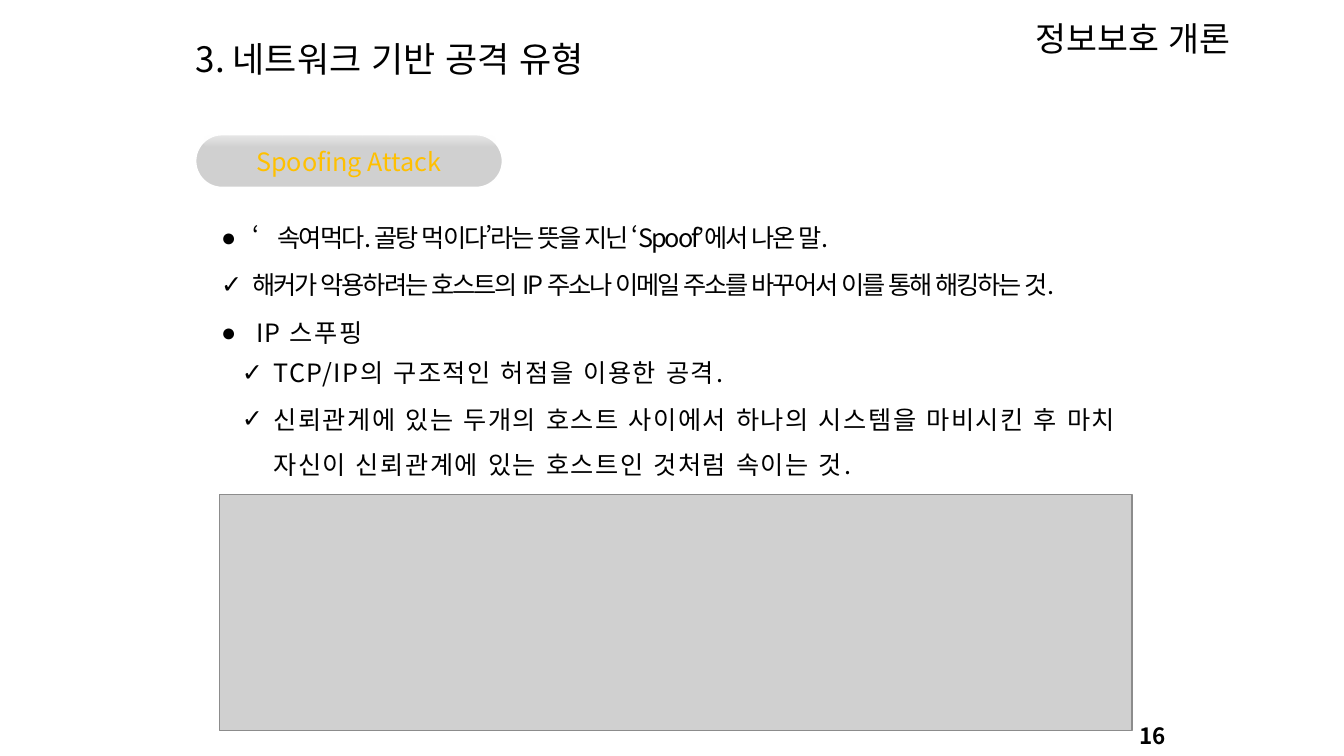
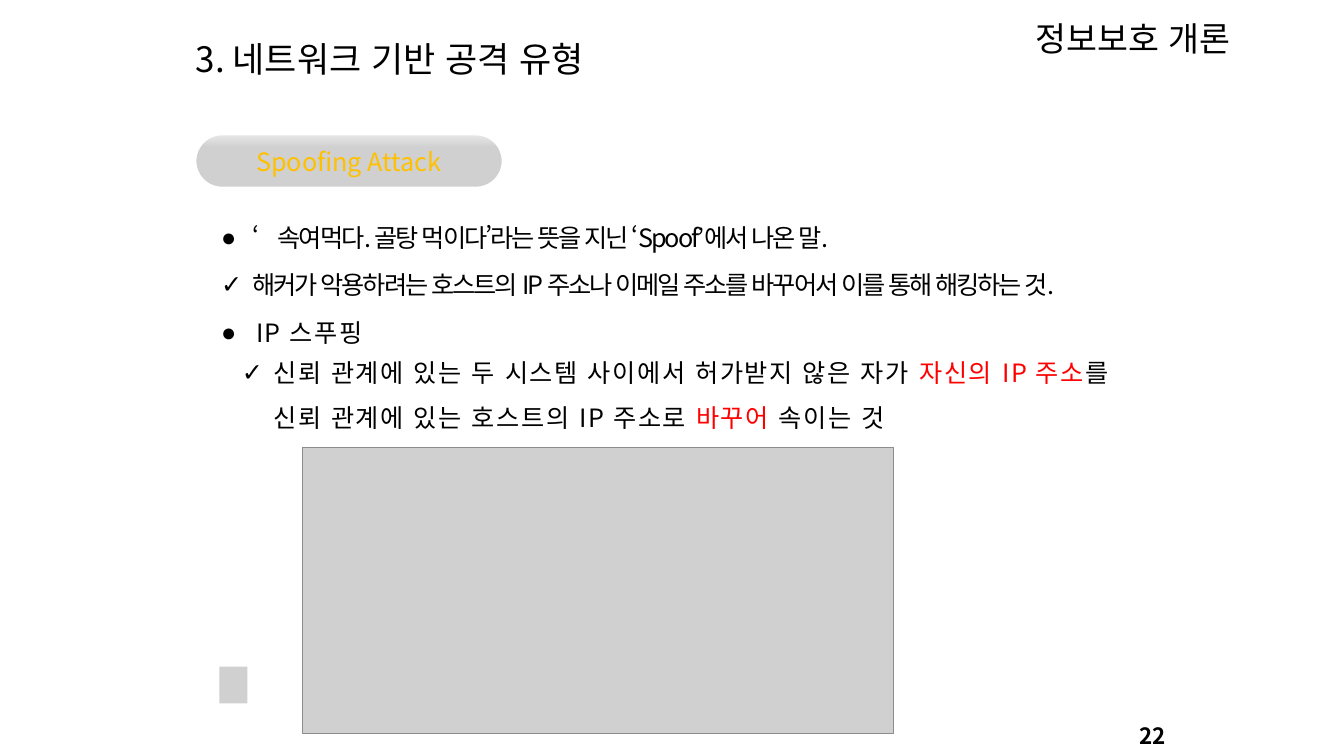
Before and after one commit to arizona95/CyberTraining, a slide deck: slide 22 of Lecture/24_1_정보보호/정보보호8강.pptx (slide 16 before the commit). Drawn at 1344x756 pixels with LibreOffice and Linux fonts; fonts in the diff are those of the drawing; grey boxes stand for pictures; background and template pictures are left out. Boxes give left, top, right and bottom in pixels: in the first picture for what was removed or moved away, otherwise in the second. Text is boxed around its words. In the diff, an @@ line names an element or a change of style, - is before the commit and + after.

```diff
--- a/Lecture/24_1_정보보호/정보보호8강.pptx
+++ b/Lecture/24_1_정보보호/정보보호8강.pptx
@@ text at (273,361,1109,429): text changed @@
-✓ TCP/IP의 구조적인 허점을 이용한 공격.
-✓ 신뢰관게에 있는 두개의 호스트 사이에서 하나의 시스템을 마비시킨 후 마치 자신이 신뢰관계에 있는 호스트인 것처럼 속이는 것.
+✓ 신뢰 관계에 있는 두 시스템 사이에서 허가받지 않은 자가 자신의 IP 주소를 신뢰 관계에 있는 호스트의 IP 주소로 바꾸어 속이는 것
@@ picture: place and size @@
-picture at (220,495,1133,731)
+picture at (302,448,893,733)
@@ page number at (1140,727,1166,744): text changed @@
-16
+22
```
Also in this commit, not shown: 6 other slides changed, 19 slides added, 34 slides removed.
